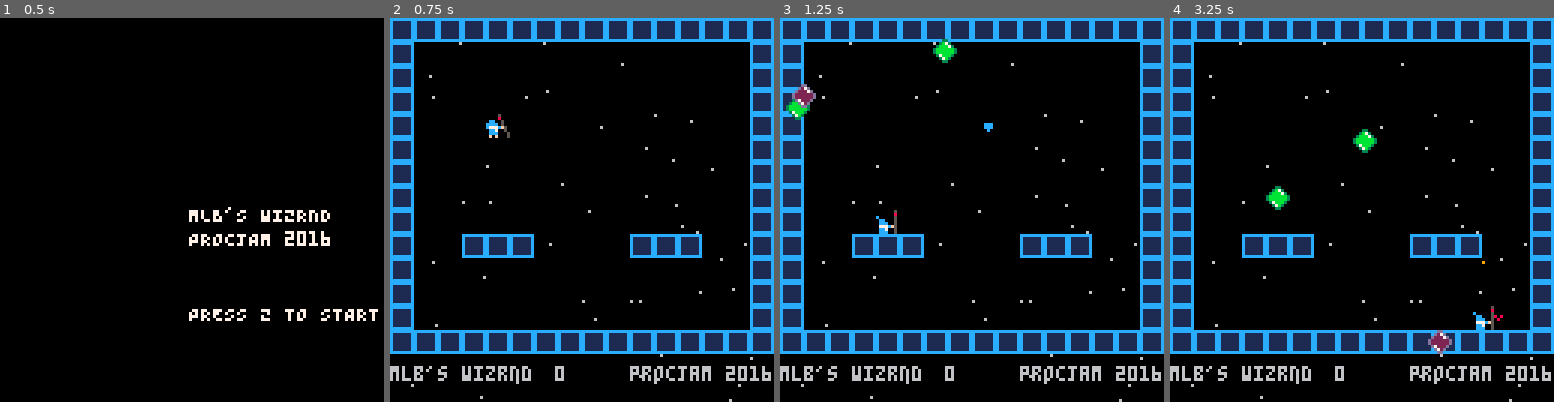
Above: before the commit, frames 1-4 (left to right).
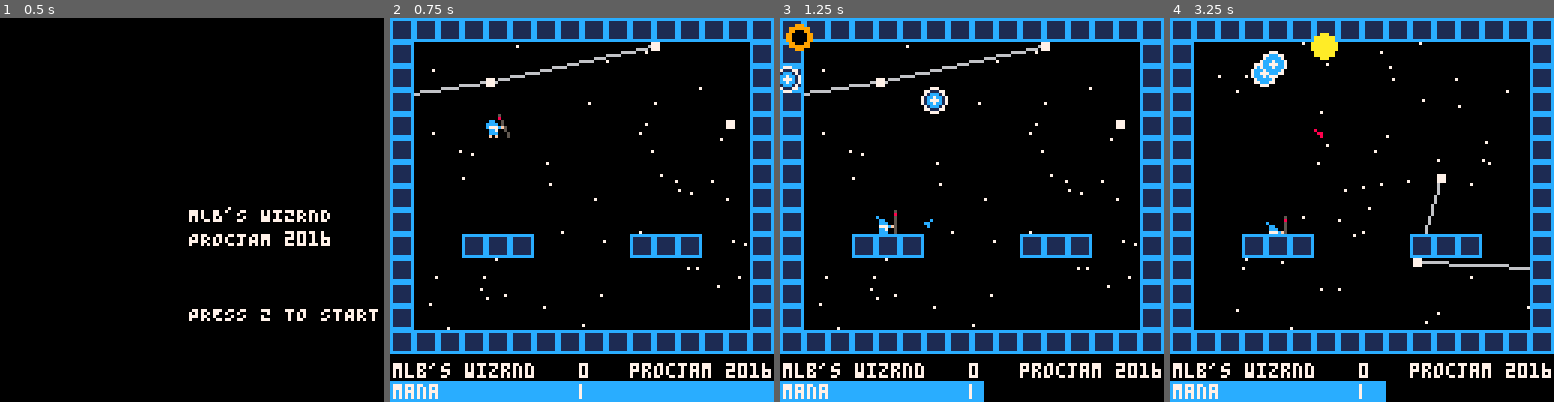
Above: after the commit, the same moments.

Repository: mattleblanc/WIZRND
Game: PICO-8 cartridge WIZRND.p8
Two runs of this game, one before a commit and one after it. Both use one fixed random seed, a clock stepped at 60 frames per second and the inputs below.
Inputs:
- Up to frame 1 (0.5 s): tap X (X key) at 0.33 s
- Up to frame 2 (0.75 s): tap O (Z key) at 0.7 s
- Up to frame 3 (1.25 s): tap X (X key) at 1.07 s
- Up to frame 4 (3.25 s): hold Right 1.6-2.1 s; tap O (Z key) every 0.4 s from 1.7 to 2.9 s; tap X (X key) at 1.85, 2.97 s; hold Up 2.15-2.42 s; hold Right 2.47-3.03 s; hold Left from 3.08 s (still down)

Frame 1 is identical in both runs. In frame 2, 8.8% of the frame differs, in the area x 0-100%, y 6-100%; in frame 3, 8.0%; in frame 4, 8.2%.

Commit message:
Updated, lightning, constellations, new graphics, it's great

Diff:
--- a/WIZRND.p8
+++ b/WIZRND.p8
@@ -3,6 +3,9 @@
 __lua__
 
 p1 = {}
+max_orbs = 2
+max_skulls = 1
+max_constellations = 0 -- this will generate one
 
 function _init()
  titleinit() -- does title things.
@@ -21,6 +24,10 @@
 
 norbs=0
 nskulls=0
+enemystep=0
+skullcol1=8
+skullcol1=10
+orbphase=1
 
 p1 = {
  x=32,
@@ -30,43 +37,79 @@
  ddx=0,
  ddy=0,
  facing=1,
+ invincible=0,
  mana=100,
  score=0,
  box={x1=0,y1=0,x2=7,y2=7}
 }
 
 magic = {}
-
 orbs = {}
 skulls = {}
 
 stars = {}
+constellations = {}
 
  for i=1,64 do
   add(stars,{
-   x=rnd(128),
-   y=rnd(128),
-   s=rnd(1)+1
+   x=flr(rnd(128)),
+   y=flr(rnd(108)),
   })
  end
 end
 
+function genConstellations(stars,nConst)
+ for iConst=0,nConst do
+
+  linked_stars = {}
+  connections=1
+  distance=60
+
+  start=flr(rnd(64))+1
+  nMid=flr(rnd(3))+1
+  finish=flr(rnd(64))+1
+
+  add(linked_stars,start)
+  add(linked_stars,finish)
+
+  for iMid=0,nMid do
+   nNew = flr(rnd(64))+1
+   add(linked_stars,nNew)
+  end
+
+  for star in all(linked_stars) do
+   for link=0,connections do
+    this_star = flr(rnd(nMid+2))+1
+    if(sqrt(abs(stars[star].x-stars[linked_stars[this_star]].x)*abs(stars[star].x-stars[linked_stars[this_star]].x)+abs(stars[star].y-stars[linked_stars[this_star]].y)*abs(stars[star].y-stars[linked_stars[this_star]].y)) < distance) then
+     add(constellations,{
+         x1=stars[star].x,
+         y1=stars[star].y,
+         x2=stars[linked_stars[this_star]].x,
+         y2=stars[linked_stars[this_star]].y
+        })
+     end
+   end
+  end
+ end
+end
+
 // objects //
 
-function spell()
+function spell(v, bx1, by1, bx2, by2)
  local spell = {
   x=p1.x+8*p1.facing,
   y=p1.y+4,
   dx=rnd(1)*2.0*p1.facing+1*p1.facing,
   dy=0.0,
-  kind=1,
+  kind=v,
   element=rnd(2),
   cycle=1,
-  box={x1=0,y1=0,x2=7,y2=7},
+  lifetime=20,
+  box={x1=bx1, y1=by1, x2=bx2, y2=by2},
 }
 
  add(magic,spell)
- p1.mana = p1.mana-100
+ p1.mana = p1.mana-51
  end
 
 function orbgen(initx,inity)
@@ -77,7 +120,7 @@
   dy=0,
   ddx=0,
   ddy=0,
-  box={x1=0,y1=0,x2=7,y2=7}
+  box={x1=-4,y1=-4,x2=4,y2=4}
  }
  add(orbs,orb)
  end
@@ -90,7 +133,7 @@
   dy=0,
   ddx=0,
   ddy=0,
-  box={x1=0,y1=0,x2=7,y2=7}
+  box={x1=-4,y1=-4,x2=4,y2=4}
  }
  add(skulls,skull)
  end
@@ -111,6 +154,9 @@
  local box_a = abs_box(a)
  local box_b = abs_box(b)
 
+--rectfill(box_a.x1+5,box_a.y1+5,box_a.x2+5,box_a.y2+5,2)
+
+
  if box_a.x1 > box_b.x2 or
     box_a.y1 > box_b.y2 or
     box_b.x1 > box_a.x2 or
@@ -118,7 +164,23 @@
     return false
  end
  return true
-
+end
+
+function coll2(a,b)
+ -- todo
+ --local box_a = abs_box(a)
+ local box_a = a.box
+ local box_b = abs_box(b)
+
+--rectfill(box_a.x1,box_a.y1,box_a.x2,box_a.y2,3)
+--rectfill(box_b.x1,box_b.y1,box_b.x2,box_b.y2,3)
+
+ if ((box_b.x1 > box_a.x1 and box_b.x2 < box_a.x2)
+   and (box_b.y2 > box_a.y1 and box_b.y1 < box_a.y2)) then
+    return true
+
+  end
+ return false
 end
 
 function grounded()
@@ -153,44 +215,63 @@
 
 function titleupdate()
 // print("PRESS Z TO START",64,32,4)
- if btn(4,0) then
+ if btnp(4,0) then
   gameinit()
+  genConstellations(stars,max_constellations)
  end
 end
 
 function gameoverupdate()
 // print("PRESS Z TO START",64,32,4)
- if btn(4,0) then
+ if btnp(4,0) then
   gameinit()
+  genConstellations(stars,max_constellations)
  end
 end
 
 function gameupdate()
+
+ -- disable invincibility for player if they are out of mana
+ if(p1.mana<=0) then p1.invincible=0 end
+ if( not btn(3,0)) then p1.invincible=0 end
+ if(p1.mana<=0 and btn(3,0)) then p1.invincible=0 end
 
   // check object collisions, first off
   for orb in all(orbs) do
    if coll(orb,p1) then
+    if(p1.invincible==1) then
+     p1.score=p1.score+1
+     del(orbs,orb)
+     norbs=norbs-1
+    else
+    mode=2 -- game over WOMP WOMP WOOOOOMP
+    end
+   end
+   for spell in all(magic) do
+    if ((coll(spell, orb) and spell.kind==1) or (coll2(spell,orb) and spell.kind==2)) then
+     p1.score=p1.score+1
+     del(orbs,orb)
+     if(spell.kind==1) then del(magic,spell) end
+     norbs=norbs-1
+    end
+   end
+  end
+
+  for skull in all(skulls) do
+   if coll(skull,p1) then
+    if (p1.invincible==1) then
+     p1.score=p1.score+3
+     del(skulls,skull)
+     nskulls=nskulls-1
+    else
     mode=2 -- game over WOMP WOMP WOOOOOMP
    end
+  end
    for spell in all(magic) do
-     if coll(spell, orb) then
-      p1.score=p1.score+1
-      del(orbs,orb)
-      del(magic,spell)
-      norbs=norbs-1
-     end
-    end
-  end
-
-  for skull in all(skulls) do
-   if coll(skull,p1) then
-    mode=2 -- game over WOMP WOMP WOOOOOMP
-   end
-   for spell in all(magic) do
-     if coll(spell, skull) then
-      p1.score=p1.score+2
+     if ((coll(spell, skull) and spell.kind==1) or (coll2(spell, skull) and spell.kind==2)) then
+      p1.score=p1.score+3
       del(skulls,skull)
-      del(magic,spell)
+      if(spell.kind==1) then del(magic,spell) end
       nskulls=nskulls-1
      end
     end
@@ -230,54 +311,94 @@
 		p1.dx *= 0.55
 	end
 
+ if(btn(3,0)) then
+  if ( grounded() ) then
+   if(p1.mana >= 75 and not p1.invincible) then
+    p1.dx = 0
+    p1.dy = 0
+    p1.ddx = 0
+    p1.ddy = 0
+    p1.y = flr(flr(p1.y+1)/8)*8
+    p1.invincible=1
+    p1.mana = p1.mana - 3
+   elseif ( p1.mana >= 0 and p1.invincible ) then
+    p1.dx = 0
+    p1.dy = 0
+    p1.ddx = 0
+    p1.ddy = 0
+    p1.y = flr(flr(p1.y+1)/8)*8
+    p1.invincible=1
+    p1.mana = p1.mana - 3
+   elseif ( p1.mana < 75 and not p1.invincible ) then
+    p1.invincible=0
+   end
+  end
+ end
+
 	if grounded() then
-		if (btnp(2)) then
-			p1.dy -= 7 // jump!
-		else
-			p1.dy = 0
-			// this keeps the player from sticking in the floor
-			p1.y = flr(flr(p1.y)/8)*8
-		end
-	else
-     if(roofed()) then
+	 if (btnp(2)) then
+	  p1.dy -= 7 -- jump!
+    else
+		p1.dy = 0
+		// this keeps the player from sticking in the floor
+		p1.y = flr(flr(p1.y)/8)*8
+	 end
+  else
+   if(roofed()) then
      p1.dy=0.88
      //p1.y = flr(flr(p1.y)/8)*8
-     end
+   end
 		// gravity
-		p1.dy += 0.88
+		p1.dy += 0.77
 	end
+
+if (not btn(3,0)) or p1.mana<=0 then p1.invincible=0 end
 
  p1.x+=p1.dx
  p1.y+=p1.dy
- if (p1.mana < 100) then p1.mana+=10 end
+ if (p1.mana < 100) then p1.mana+=1 end
+ if(p1.mana < 0) then p1.mana = 0 end
 
   // update spells //
 
-  if (btn(4) and p1.mana >99 ) then
+  if (btnp(4) and p1.mana > 50 ) then
    //sfx(00)
-   spell()
-   end
+   if(p1.facing==1) then spell(2, p1.x, p1.y+6, 117, p1.y) end
+   if(p1.facing==-1) then spell(2, 9, p1.y+6, p1.x, p1.y) end
+  end
+
+  if (btnp(5) and p1.mana > 50 ) then
+   //sfx(00)
+   spell(1, 0, 0, 7, 7)
+  end
+
 
   for spell in all(magic) do
-   spell.x+=spell.dx
-   spell.y+=spell.dy
-   if(spell.cycle<500) spell.cycle+=1
-  end
+   if (spell.kind==1) then
+    spell.x+=spell.dx
+    spell.y+=spell.dy
+    if (spell.cycle<500) then spell.cycle+=1 end
+  end
+  if (spell.kind==2) then
+   if (spell.cycle<500) then spell.cycle+=1 end
+   -- lightning bolts just chill maybe
+  end
+ end
 
  // generate new orbs and skulls //
 
-if(norbs<2) then
+if(norbs<max_orbs) then
    //sfx(01)
- orbgen(flr(rnd(111)-16), flr(rnd(44)-8))
+   printh("ORBGEN")
+ orbgen(flr(rnd(111)-16), flr(rnd(34)-8))
  norbs = norbs+1
 end
 
-if(nskulls<1) then
+if(nskulls<max_skulls) then
    //sfx(01)
    printh("SKULLGEN")
- skullgen(flr(rnd(111)-16), flr(rnd(44)-8))
+ skullgen(flr(rnd(111)-16), flr(rnd(34)-8))
  nskulls = nskulls+1
- printh(nskulls)
 end
 
  // update all orbs //
@@ -289,9 +410,9 @@
  elseif (orb.x-p1.x)>0 then
   orb.dx=-0.5
  end
- if(orb.y-p1.y)<0 then
+ if(orb.y-p1.y-4)<0 then
   orb.dy=0.5
- elseif (orb.y-p1.y)>0 then
+ elseif (orb.y-p1.y-4)>0 then
   orb.dy=-0.5
  end
 
@@ -314,13 +435,17 @@
   skull.ddy=-0.03
  end
 
- skull.dx+=skull.ddx
- skull.dy+=skull.ddy
+ skull.dx+=skull.ddx*sqrt(abs(skull.x-p1.x)*abs(skull.x-p1.x)+abs(skull.y-p1.y)*abs(skull.y-p1.y))*0.03
+ skull.dy+=skull.ddy*sqrt(abs(skull.x-p1.x)*abs(skull.x-p1.x)+abs(skull.y-p1.y)*abs(skull.y-p1.y))*0.03
  skull.x+=skull.dx
  skull.y+=skull.dy
 end
 
-  // update stars //
+max_orbs   = flr(p1.score/5)
+if(max_orbs==0) max_orbs=2
+
+max_skulls = flr(p1.score/10)
+if(max_skulls==0) max_skulls=1
 
 end
 
@@ -341,17 +466,92 @@
  print("PRESS Z TO START",63,96,7)
 end
 
+function boltdraw(x1,y1,x2,y2,facing,col)
+ length=(x2-x1)
+ ymid=y1-(y1-y2)/2
+
+Splittings = 5
+
+xpts={}
+if(facing==1) then
+ add(xpts, x1+10*facing)
+elseif(facing==-1) then
+ add(xpts, x2+3*facing)
+end
+
+ypts={y2+3}
+
+for pos=0,Splittings do
+  if(facing==1) then newpt=rnd(x2-(x1+10))+x1+10
+  elseif(facing==-1) then newpt=rnd(x2-x1)+x1 end
+
+ add(xpts,newpt)
+
+newypt=rnd(y1-y2)+y2
+ add(ypts,newypt)
+end
+
+if(facing==1) then add(xpts,x2)
+elseif(facing==-1) then add(xpts,x1) end
+add(ypts,y1)
+
+sort_table(xpts,facing)
+
+for pos=2,Splittings do
+ if(facing==1) then  line(xpts[pos-1], ypts[pos-1], xpts[pos], ypts[pos], col) end
+ if(facing==-1) then line(xpts[pos-1], ypts[pos-1], xpts[pos], ypts[pos], col) end
+end
+
+ --line(x1,ymid,x2,ymid+1,12)
+end
+
+function sort_table(a, inv)
+   for i=1,#a do
+    local j = i
+    if(inv==1) then
+     while j > 1 and a[j-1] > a[j] do
+      a[j],a[j-1] = a[j-1],a[j]
+      j = j - 1
+      end
+    elseif(inv == -1) then
+     while j > 1 and a[j-1] < a[j] do
+      a[j],a[j-1] = a[j-1],a[j]
+      j = j - 1
+    end
+   end
+ end
+end
+
 function gamedraw()
 cls()
 
- print("mlb's wizrnd",0,116,6)
- print(p1.score,55,116,6)
- print("procjam 2016",80,116,6)
+ print("mlb's wizrnd",1,115,7)
+ print(p1.score,63,115,7)
+ print("procjam 2016",80,115,7)
+ rectfill(0,121,127*(p1.mana/100),127,12)
+ line(63,122,63,126,7)
+ print("mana",1,122,7)
 
  // draw the stars
  for st in all(stars) do
-  pset(st.x,st.y,6)
- end
+  pset(st.x,st.y,7)
+ end
+
+// draw a constellation
+for ct in all(constellations) do
+ line(ct.x1,ct.y1,ct.x2,ct.y2,6)
+end
+for ct in all(constellations) do
+ pset(ct.x1,ct.y1,7)
+ pset(ct.x1+1,ct.y1,7)
+ pset(ct.x1-1,ct.y1,7)
+ pset(ct.x1+1,ct.y1+1,7)
+ pset(ct.x1-1,ct.y1+1,7)
+ pset(ct.x1+1,ct.y1-1,7)
+ pset(ct.x1-1,ct.y1-1,7)
+ pset(ct.x1,ct.y1+1,7)
+ pset(ct.x1,ct.y1-1,7)
+end
 
 // draw the map
 map(0,0, 0,0, 16,16)
@@ -361,7 +561,14 @@
 if (p1.dx<0) then p1.facing = -1 end
 
 if (grounded()==true) then
- if btn(4,0) then
+ if p1.invincible==1 and p1.mana>=0 and btn(3,0) then
+  circfill(p1.x+4+flr(rnd(4)-2),  p1.y+4+flr(rnd(4)-2),  7,  13)
+  circfill(p1.x+4+flr(rnd(4)-2),  p1.y+4+flr(rnd(4)-2),  7,  12)
+  circfill(p1.x+4+flr(rnd(4)-2),  p1.y+4+flr(rnd(4)-2),  7,  6)
+  circfill(p1.x+4+flr(rnd(4)-2),  p1.y+4+flr(rnd(4)-2),  7,  7)
+  if (p1.facing==1) then spr(20,p1.x,p1.y,1,1,false,false) end -- shield sprite
+  if (p1.facing==-1) then spr(20,p1.x,p1.y,1,1,true,false) end
+ elseif btn(4,0) then
   if (p1.facing==1)  then spr(24,p1.x,p1.y,1,1,false,false) end
   if (p1.facing==-1) then spr(24,p1.x,p1.y,1,1,true,false) end
  else
@@ -379,19 +586,56 @@
  end
 end
 
+  // draw the map
+map(0,0, 0,0, 16,16)
+
+if(enemystep>3) then
+  skullcolvec={8, 9, 10,11}
+  orbphase = orbphase*-1
+  skullcol1 = skullcolvec[flr(rnd(4))]
+  skullcol2 = skullcolvec[flr(rnd(4))]
+ enemystep=0
+end
+
 // draw the orbs
 for orb in all(orbs) do
- spr(33,orb.x,orb.y)
+ col=7
+ circfill(orb.x, orb.y, 4, col)
+  if(orbphase>0) then col = 12
+  elseif(orbphase<0) then col = 1 end
+ circfill(orb.x, orb.y, 3, col)
+  if(orbphase>0) then col = 12
+  elseif(orbphase<0) then col = 12 end
+ circfill(orb.x, orb.y, 2,col)
+ col=7
+ circfill(orb.x, orb.y, 1, col)
+
 end
 
 // draw the skulls
 for skull in all(skulls) do
- spr(49,skull.x,skull.y)
-end
+ circfill(skull.x,skull.y, 4, skullcol1)
+ circfill(skull.x,skull.y, 2, skullcol2)
+end
+
+enemystep=enemystep+1
 
 // draw the spells
 for spell in all(magic) do
- if(spell.kind==1) then              // sweet fireball type
+ if(spell.kind==2) then              // sweet lightning bolt type
+    if(spell.lifetime > 0 and spell.lifetime%3==0) then
+      if flr(rnd(2))==0 then col=7 end
+      if flr(rnd(2))==1 then col=12 end
+      boltdraw(spell.box.x1,spell.box.y1-2,spell.box.x2,spell.box.y2,p1.facing,col)
+      if flr(rnd(2))==1 then col=7 end
+      if flr(rnd(2))==0 then col=12 end
+      boltdraw(spell.box.x1,spell.box.y1+2,spell.box.x2,spell.box.y2-2,p1.facing,col)
+      if flr(rnd(2))==0 then col=7 end
+      if flr(rnd(2))==1 then col=12 end
+      boltdraw(spell.box.x1,spell.box.y1+2,spell.box.x2,spell.box.y2,p1.facing,col)
+     end
+    spell.lifetime=spell.lifetime-1
+ elseif(spell.kind==1) then              // sweet fireball type
   if(flr(spell.element)==0) then   // fire
    for i=0,flr(rnd(spell.cycle)) do
      pset(spell.x,spell.y,8)
@@ -462,13 +706,13 @@
      pset(spell.x-4*sgn(spell.dx)*flr(rnd(i%3)), spell.y-flr(rnd(i%2)),          1)
      pset(spell.x-5*sgn(spell.dx)*flr(rnd(i%4)), spell.y+flr(rnd(i%1)),         1)
     end
-   end
-  end
- end
- if(spell.x>119 or spell.x<-119) then
-  del(magic,spell)
- end
-end
+   end --end cycle loop
+  end -- end if element
+ end -- end if kind
+if((spell.x>119 or spell.x<-119) or spell.lifetime==0) then
+ del(magic,spell)
+ end
+end -- this should end the spell loop
 
 // draw some debug
 // rectfill(p1.x+8, p1.y,   p1.x+8,  p1.y+8,  12)
@@ -478,8 +722,8 @@
 
 function gameoverdraw()
   //sfx(02)
-  print("game over", 23,63)
- print("press z to replay", 23,95)
+ print("game over", 43,63, 7)
+ print("press z to replay", 33,95, 7)
  if btn(4,0) then
   gameinit()
  end
@@ -496,8 +740,8 @@
 0000000022222222cccccccc66666666000007000000000000000000000000000000000000000000000000000000000000000000000000000000000000000000
 0000000000000000ccc00060cc000050577776770000005000000050000000500000500000005000000000000000000000000000000000000000000000000000
 00000000000000000cccc0860ccc0080787667770000008000000080000000800000800000008000000000000000000000000000000000000000000000000000
-0000000000000000077f068000ff005077566777c0000050c0000050ccc00050000005000cc00500000000000000000000000000000000000000000000000000
-0000000000000000077700600ccccf50776567770cc000500cc000500ccc0050ccc00500cccc0500000000000000000000000000000000000000000000000000
+0000000000000000077f068000ff005077566777c000005000000050ccc00050000005000cc00500000000000000000000000000000000000000000000000000
+0000000000000000077700600ccccf50776567770cc00050ccc000500ccc0050ccc00500cccc0500000000000000000000000000000000000000000000000000
 00000000000cc0000c77cff00fcc0050776657770ccc00500ccc00500777cf500ccc0050c777cf50000000000000000000000000000000000000000000000000
 0000000000ccc9000cc7006000cc0050776665770777cf500777cf500cc700500777cf500cc70050000000000000000000000000000000000000000000000000
 0000000000cccc000ccc706000cc0050776767570cc700500cc700500ccc00500cc700050ccc0005000000000000000000000000000000000000000000000000
